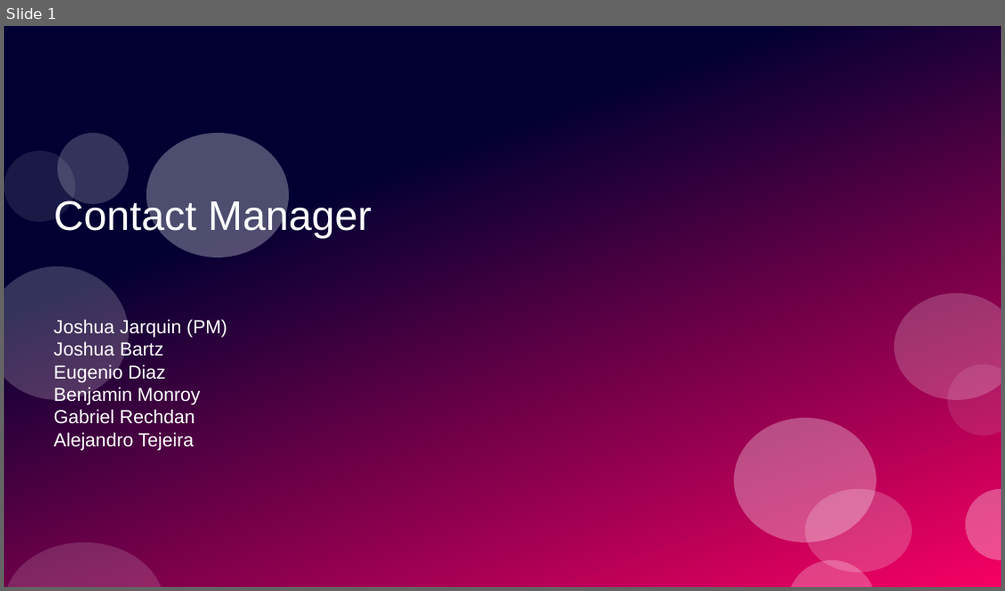
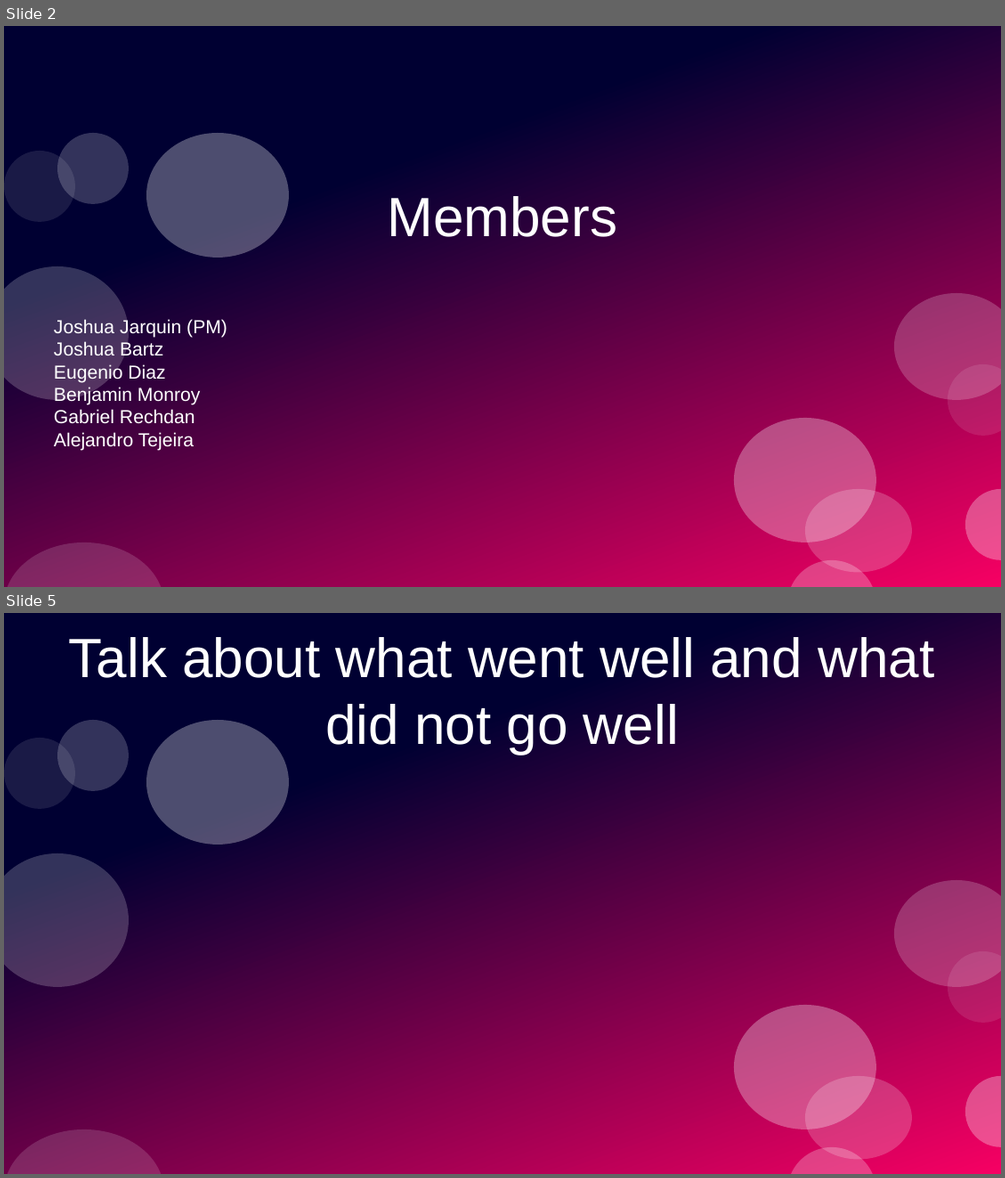
Before and after one commit to PrototypeProto/COP_4331_Small-Project, a slide deck: Pres.pptx. Shown one above the other, each under a label of ours: slide 1 before the commit, slides 2 and 5 after it; the slides between them are not shown. The pictures are 1005x591 and 1005x1178 pixels, drawn with LibreOffice and Linux fonts; fonts in the diff are those of the drawing. Boxes give left, top, right and bottom in pixels: in the first picture for what was removed or moved away, otherwise in the second. Text is boxed around its words. In the diff, an @@ line names an element or a change of style, - is before the commit and + after.

```diff
--- a/Pres.pptx
+++ b/Pres.pptx
@@ slide 5 added at bbox=[4, 613, 1001, 1174], background #FFFFFF; not listed: 12 template elements that a slide beside it also shows @@
@@ title added at bbox=[69, 637, 934, 754], 44 pt, text #FFFFFF @@
+Talk about what went well and what did not go well
@@ what was slide 1 is now slide 2 @@
@@ slide 2 changed as well @@
@@ title at bbox=[387, 196, 617, 237]: text changed; size 33 to 44 pt @@
-Contact Manager
+Members
```
Also in this commit, not shown: 7 other slides added, 2 slides removed, 13 other files.
